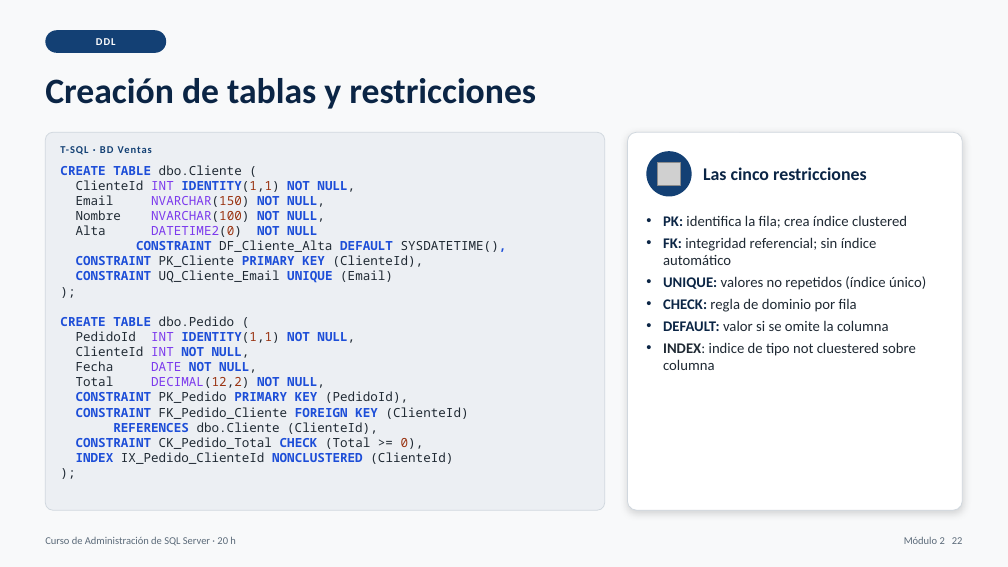
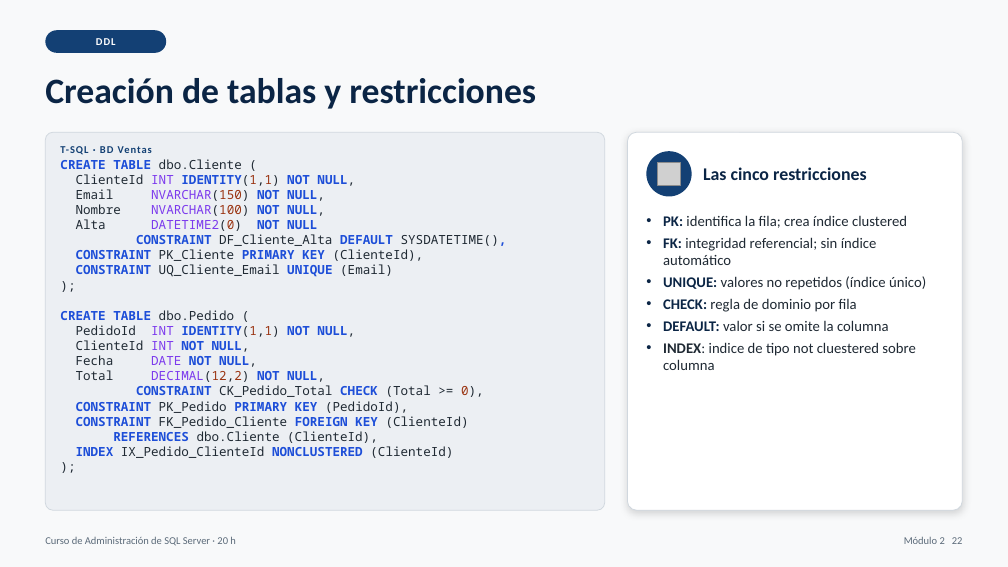
Before and after one commit to masalinas/training-sqlserver, a slide deck: slide 22 of curso_sql_server_dba_20h.pptx. Drawn at 1008x567 pixels with LibreOffice and Linux fonts; fonts in the diff are those of the drawing; grey boxes stand for pictures. Boxes give left, top, right and bottom in pixels: in the first picture for what was removed or moved away, otherwise in the second. Text is boxed around its words. In the diff, an @@ line names an element or a change of style, - is before the commit and + after.

```diff
--- a/curso_sql_server_dba_20h.pptx
+++ b/curso_sql_server_dba_20h.pptx
@@ text at [136,385,484,397]: paragraph added @@
+CONSTRAINT CK_Pedido_Total CHECK (Total >= 0),
@@ text at [76,437,424,449]: paragraph removed @@
-CONSTRAINT CK_Pedido_Total CHECK (Total >= 0),
```
Also in this commit, not shown: 1 other file.
